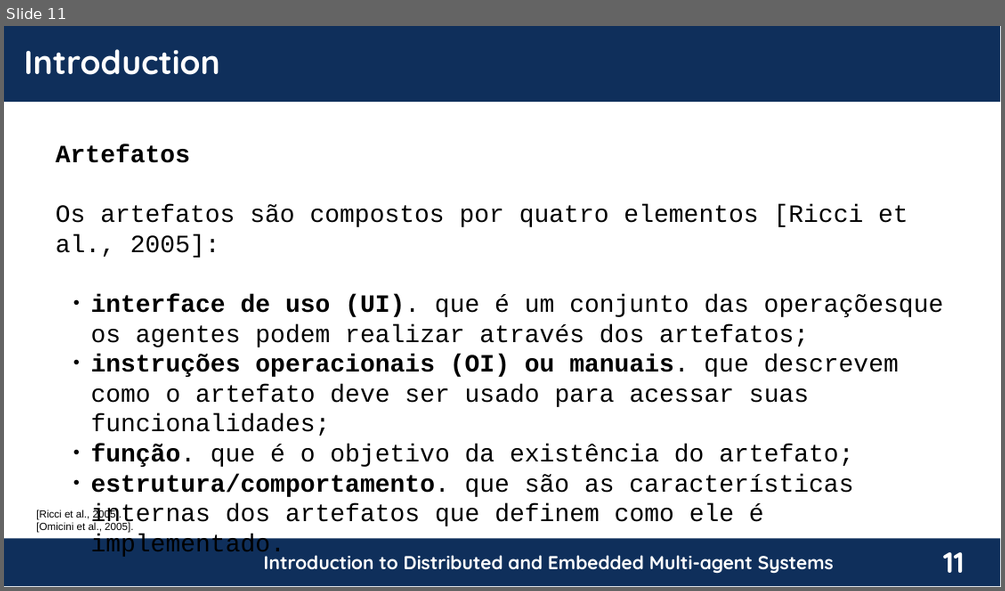
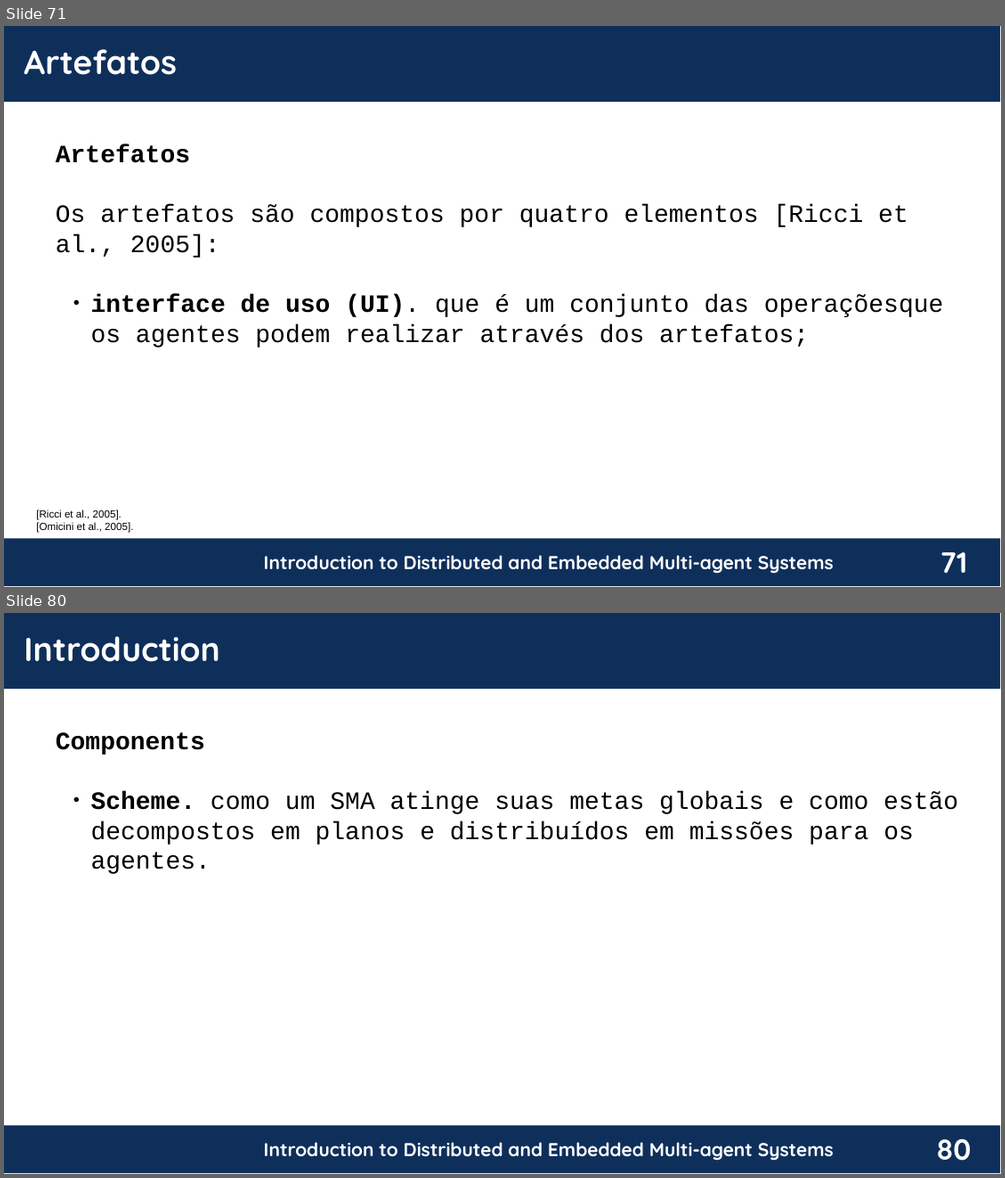
Before and after one commit to chon-group/distributedAndEmbeddedAI, a slide deck: course/02-TheAgentOrientedApproach/TheAgentOrientedApproach_20240217.pptx. Shown one above the other, each under a label of ours: slide 11 before the commit, slides 71 and 80 after it; the slides between them are not shown. The pictures are 1005x591 and 1005x1178 pixels, drawn with LibreOffice and Linux fonts; fonts in the diff are those of the drawing; background and template pictures are left out. Boxes give left, top, right and bottom in pixels: in the first picture for what was removed or moved away, otherwise in the second. Text is boxed around its words. In the diff, an @@ line names an element or a change of style, - is before the commit and + after.

```diff
--- a/course/02-TheAgentOrientedApproach/TheAgentOrientedApproach_20240217.pptx
+++ b/course/02-TheAgentOrientedApproach/TheAgentOrientedApproach_20240217.pptx
@@ slide 80 added at <box>4,613,1001,1174</box>, background #FFFFFF; not listed: 4 template elements that a slide beside it also shows @@
@@ text added at <box>24,636,219,662</box>, 32 pt, text #FFFFFF, bold @@
+Introduction
@@ text added at <box>56,732,958,844</box>, 24 pt, text #000000 @@
+Components
+  ● Scheme. como um SMA atinge suas metas globais e como estão decompostos em planos e distribuídos em missões para os agentes.
@@ what was slide 11 is now slide 71 @@
@@ slide 71 changed as well @@
@@ text at <box>24,49,177,75</box>: text changed @@
-Introduction
+Artefatos
@@ text at <box>91,354,898,558</box>: paragraphs removed @@
-  ● instruções operacionais (OI) ou manuais. que descrevem como o artefato deve ser usado para acessar suas funcionalidades;
-  ● função. que é o objetivo da existência do artefato;
-  ● estrutura/comportamento. que são as características internas dos artefatos que definem como ele é implementado.
@@ page number at <box>940,552,967,572</box>: text changed @@
-11
+71
```
Also in this commit, not shown: 6 other slides changed, 78 other slides added, 7 slides removed.
